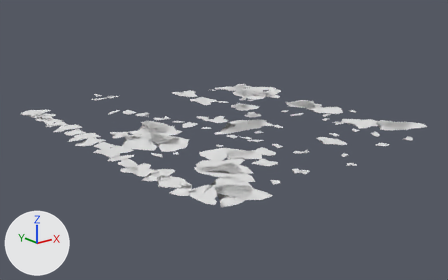
Renders of the OBJ model Assets/models/maps/riverside/riverside_patches.obj from each side of a commit.
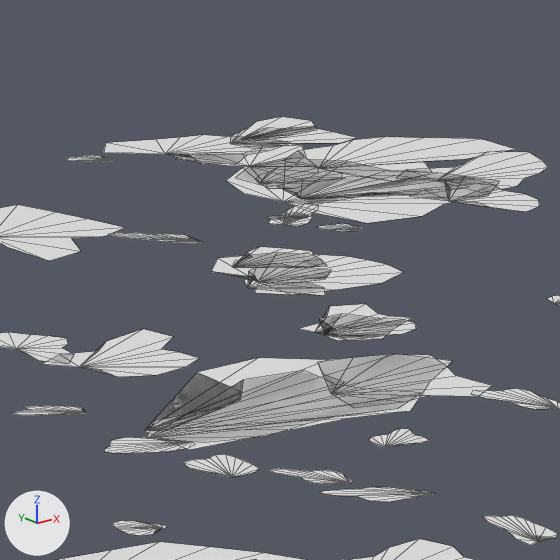
The first picture shows the older version from a camera (50 mm lens) standing at (-3628.0, -6838.0, 1927.0) and looking at (505.0, -1671.0, -139.0). The close-ups show the older and then the newer version on the part from 44% to 63% of the width and 24% to 54% of the height of that picture. Only the edits that show in the close-ups are written down. Arrows for +X, +Y and +Z are at lower left; the lights stay in place. The close-ups show mesh edges as thin lines. Materials are left out; every surface is plain grey. Where no turn or scale is listed for an object, it has been applied to the vertices.

In view in the first close-up: 'riverside_patches'.
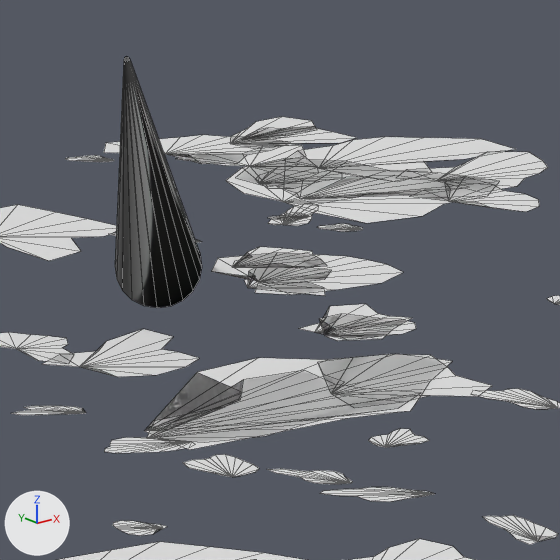
Where the change shows, as pixel boxes [x1, y1, x2, y2] in the close-ups (560 x 560 px):
'riverside_patches', reshaped: before [0, 117, 560, 560]; after [0, 57, 560, 560]
part 1 of me_riverside_patches, added: after [115, 57, 202, 308]

The change, as a diff of the scene's bpy script:
```diff
--- a/Assets/models/maps/riverside/riverside_patches.obj.py
+++ b/Assets/models/maps/riverside/riverside_patches.obj.py
@@ me_riverside_patches @@
 # used by ob_riverside_patches; location = (0.0, 0.0, 0.0)
-me_riverside_patches.from_pydata(...)  # 1820 vertices, 1588 faces; spans x -1216.0..2374.0, y -3478.0..333.0, z 0.0..96.0
+me_riverside_patches.from_pydata(...)  # 1860 vertices, 1628 faces; spans x -1216.0..2374.0, y -3478.0..333.0, z -69.0..576.0
+# me_riverside_patches part 1: a new loose piece of 40 vertices spanning x 517.0..1168.0, y -1548.0..-835.0, z -69.0..576.0
```
